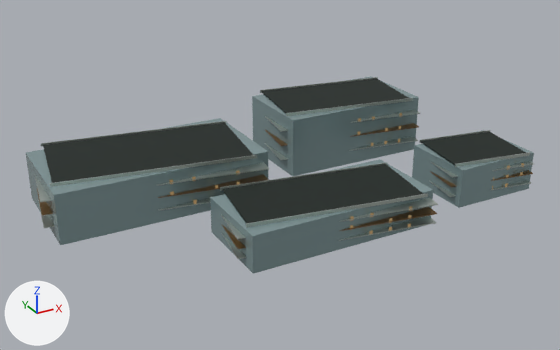
Before and after pictures for a commit that changed the Blender file landmarks/assets/mixc.blend.
Rendered twice from a 50 mm camera at (-167.0, -273.0, 144.0) aimed at (-20.0, -5.0, 10.0). Arrows for +X, +Y and +Z are at lower left; the lights stay in place. The picture after the commit comes second.

Objects in the first picture: 'envelope', 'floor_bands', 'floor_bands.001', 'night_windows', 'parapet', 'roof_deck'.
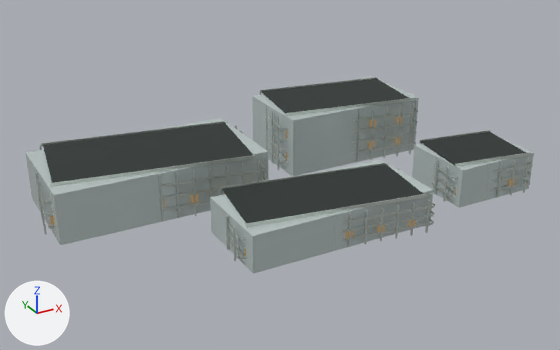
What differs and where, as boxes [x1, y1, x2, y2] in the pictures (560 x 350 px; the box of a moved part takes in the faces that stretch with it):
'envelope', recoloured (lighter)
    both: [26, 76, 534, 274]
'floor_bands', reshaped
    before: [35, 109, 534, 259]
    after: [41, 108, 533, 259]
'fins', added
    after: [31, 81, 529, 261]
'floor_bands.001', deleted
    before: [37, 123, 533, 249]
'night_windows', reshaped (mostly hidden)
    before: [170, 113, 524, 234]
    after: [50, 116, 515, 257]
part 1 of me_floor_bands, rebuilt
    before: [44, 202, 210, 228]
    after: [52, 201, 210, 226]
part 2 of me_floor_bands, rebuilt
    before: [41, 169, 268, 202]
    after: [45, 170, 261, 202]
part 3 of me_floor_bands, rebuilt
    before: [282, 140, 418, 160]
    after: [284, 143, 415, 163]
part 4 of me_floor_bands, deleted
    before: [210, 215, 436, 259]
part 5 of me_floor_bands, reshaped
    before: [35, 109, 534, 239]
    after: [41, 108, 533, 259]
part 6 of me_night_windows, moved or reshaped (not visible before)
    after: [377, 225, 385, 233]
part 7 of me_night_windows, deleted
    before: [170, 113, 524, 234]
part 8 of me_night_windows, built on (mostly hidden before)
    before: [193, 200, 197, 204]
    after: [164, 116, 402, 208]
part 9 of me_night_windows, moved or reshaped
    before: [350, 223, 411, 230]
    after: [345, 219, 416, 238]

Diff of the bpy script that builds the scene:
```diff
--- a/landmarks/assets/mixc.blend.py
+++ b/landmarks/assets/mixc.blend.py
@@ mat_glass @@
 mat_glass = principled_material('glass')
-mat_glass.base_color = (0.27, 0.381, 0.392)  # grey #8ea6a8
+mat_glass.base_color = (0.558, 0.644, 0.631)  # light grey #c5d2d0
 mat_glass.metallic = 0.42
@@ me_floor_bands @@
 # used by ob_floor_bands; location = (0.0, 0.0, 0.0)
-me_floor_bands.from_pydata(...)  # 192 vertices, 48 faces; spans x -119.0..83.0, y -64.0..56.0, z 4.0..21.0
+me_floor_bands.from_pydata(...)  # 1248 vertices, 312 faces; spans x -118.0..82.0, y -64.0..55.0, z 3.0..22.0
+# me_floor_bands part 1: the loose piece of 4 vertices spanning x -119.0..-28.0, y -11.0..3.0, z 5.0..6.0 is rebuilt with 4 vertices and now spans x -117.0..-30.0, y -11.0..3.0, z 6.0
+# me_floor_bands part 2: the loose piece of 4 vertices spanning x -119.0..-28.0, y -11.0..3.0, z 16.0..17.0 is rebuilt with 4 vertices and now spans x -117.0..-30.0, y -11.0..3.0, z 16.0
+# me_floor_bands part 3: the loose piece of 4 vertices spanning x -8.0..62.0, y 4.0..15.0, z 7.0 is rebuilt with 4 vertices and now spans x -7.0..61.0, y 5.0..15.0, z 5.0..6.0
+# me_floor_bands part 4: 8 loose pieces with 32 vertices, spanning x -63.0..23.0, y -64.0..-16.0, z 4.0..12.0, are deleted
+# me_floor_bands part 5: 116 vertices removed from x -119.0..83.0, y -64.0..56.0, z 4.0..21.0; 1204 vertices added at x -118.0..82.0, y -64.0..55.0, z 3.0..22.0
+# other edits to the shape of me_floor_bands do not show in these pictures
 me_floor_bands.materials.append(mat_metal)
@@ me_night_windows @@
 # used by ob_night_windows; location = (0.0, 0.0, 0.0)
-me_night_windows.from_pydata(...)  # 520 vertices, 130 faces; spans x -106.0..77.0, y -62.0..54.0, z 4.0..22.0
+me_night_windows.from_pydata(...)  # 208 vertices, 52 faces; spans x -116.0..74.0, y -63.0..55.0, z 4.0..21.0
+# me_night_windows part 6: the loose piece of 4 vertices spanning x -3.0..-2.0, y -61.0, z 4.0..6.0 is moved by (-4.0, 1.0, 1.0)
+# me_night_windows part 7: 90 loose pieces with 360 vertices, spanning x -106.0..77.0, y -62.0..53.0, z 4.0..22.0, are deleted
+# me_night_windows part 8: 1 vertex moved within x -61.0, y -6.0, z 6.0; 15 vertices removed from x -61.0..49.0, y -23.0..-6.0, z 4.0..9.0; 47 vertices added at x -103.0..53.0, y -22.0..40.0, z 4.0..21.0
+# me_night_windows part 9: 15 vertices removed from x -44.0..6.0, y -62.0..-55.0, z 4.0..9.0; 11 vertices added at x -47.0..9.0, y -63.0..-54.0, z 4.0..7.0
+# other edits to the shape of me_night_windows do not show in these pictures
 me_night_windows.materials.append(mat_night)
@@ me_fins @@
+me_fins.from_pydata(...)  # 2880 vertices, 720 faces; spans x -118.0..82.0, y -64.0..55.0, z 0.0..26.0
+me_fins.materials.append(mat_metal)  # light grey #d5ddd6
@@ ob_floor_bands_001 @@
-ob_floor_bands_001 = bpy.data.objects.new('floor_bands.001', me_floor_bands_001)
-ob_floor_bands_001.location = (0.0, 0.0, 0.0)
@@ ob_fins @@
+ob_fins = bpy.data.objects.new('fins', me_fins)
+ob_fins.location = (0.0, 0.0, 0.0)
```
